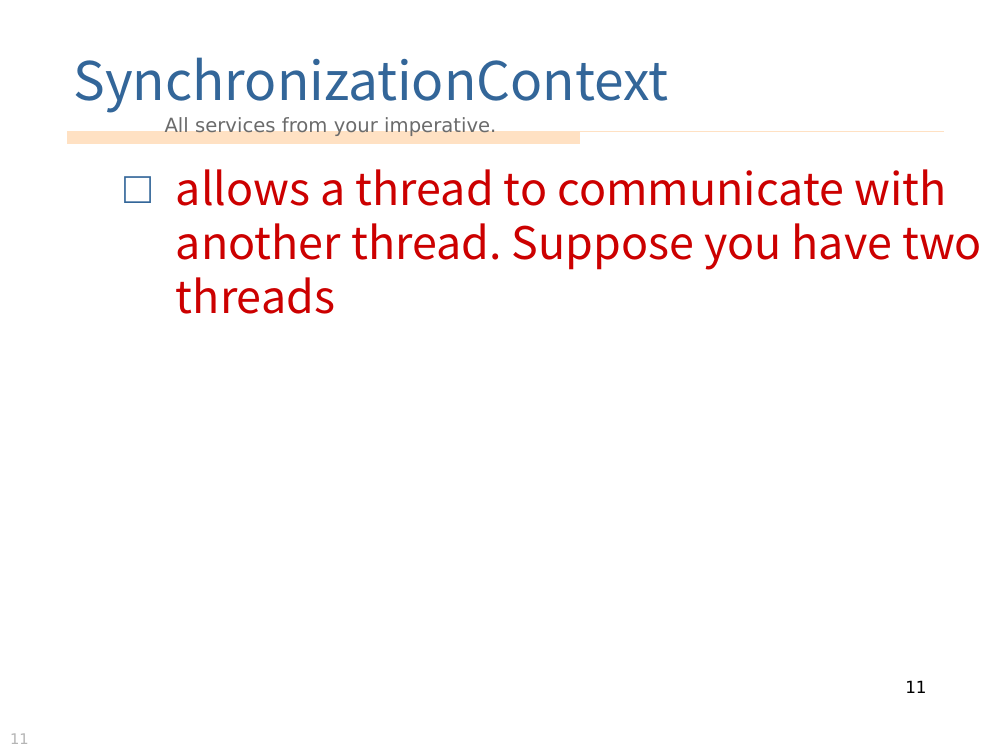
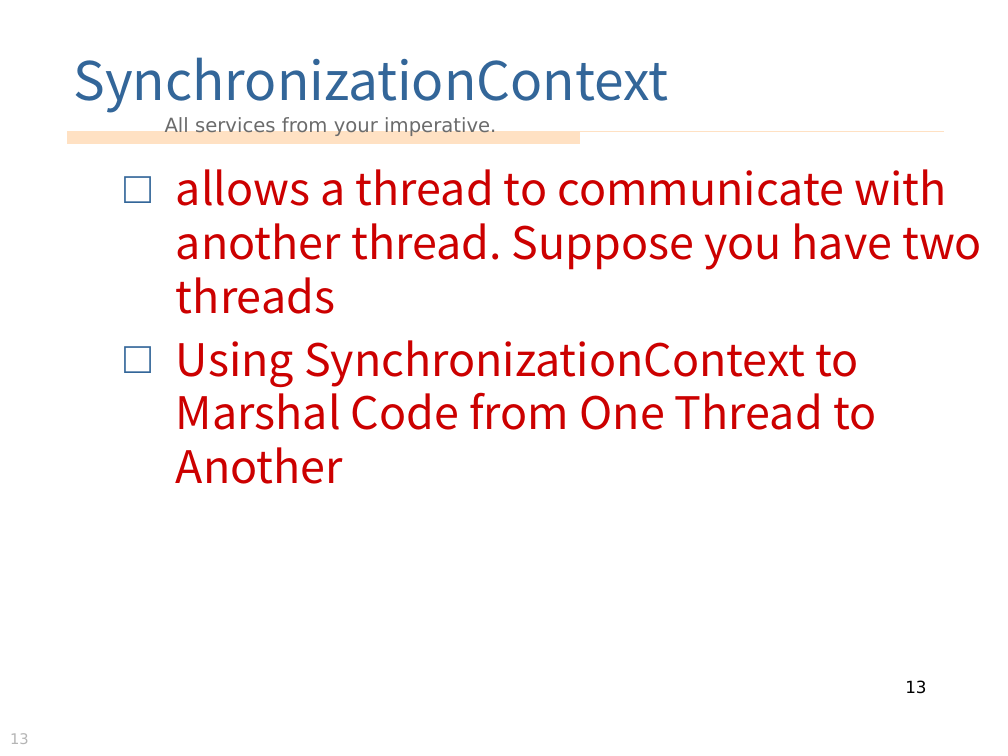
Before and after one commit to vulcanlee/Parallel_Asynchronous_Sample, a slide deck: slide 13 of 多執行緒處理和非同步處理.pptx (slide 11 before the commit). Drawn at 1008x756 pixels with LibreOffice and Linux fonts; fonts in the diff are those of the drawing; background and template pictures are left out. Boxes give left, top, right and bottom in pixels: in the first picture for what was removed or moved away, otherwise in the second. Text is boxed around its words. In the diff, an @@ line names an element or a change of style, - is before the commit and + after.

```diff
--- a/多執行緒處理和非同步處理.pptx
+++ b/多執行緒處理和非同步處理.pptx
@@ text at (176,340,876,484): paragraph added @@
+□ Using SynchronizationContext to Marshal Code from One Thread to Another
@@ page number at (905,680,926,694): text changed @@
-11
+13
@@ page number at (10,733,29,744): text changed @@
-11
+13
```
Also in this commit, not shown: 3 other slides changed, 6 slides added, 2 other files.
